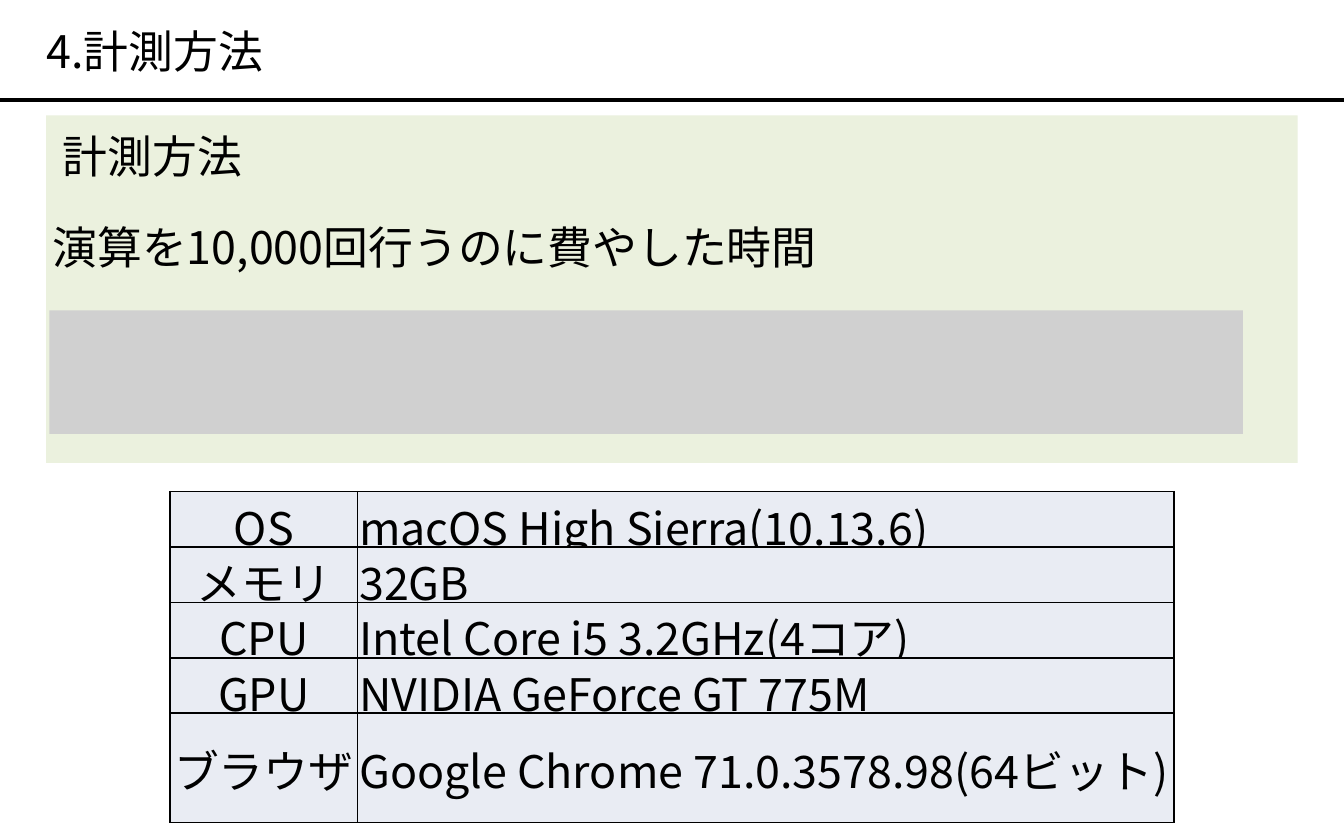
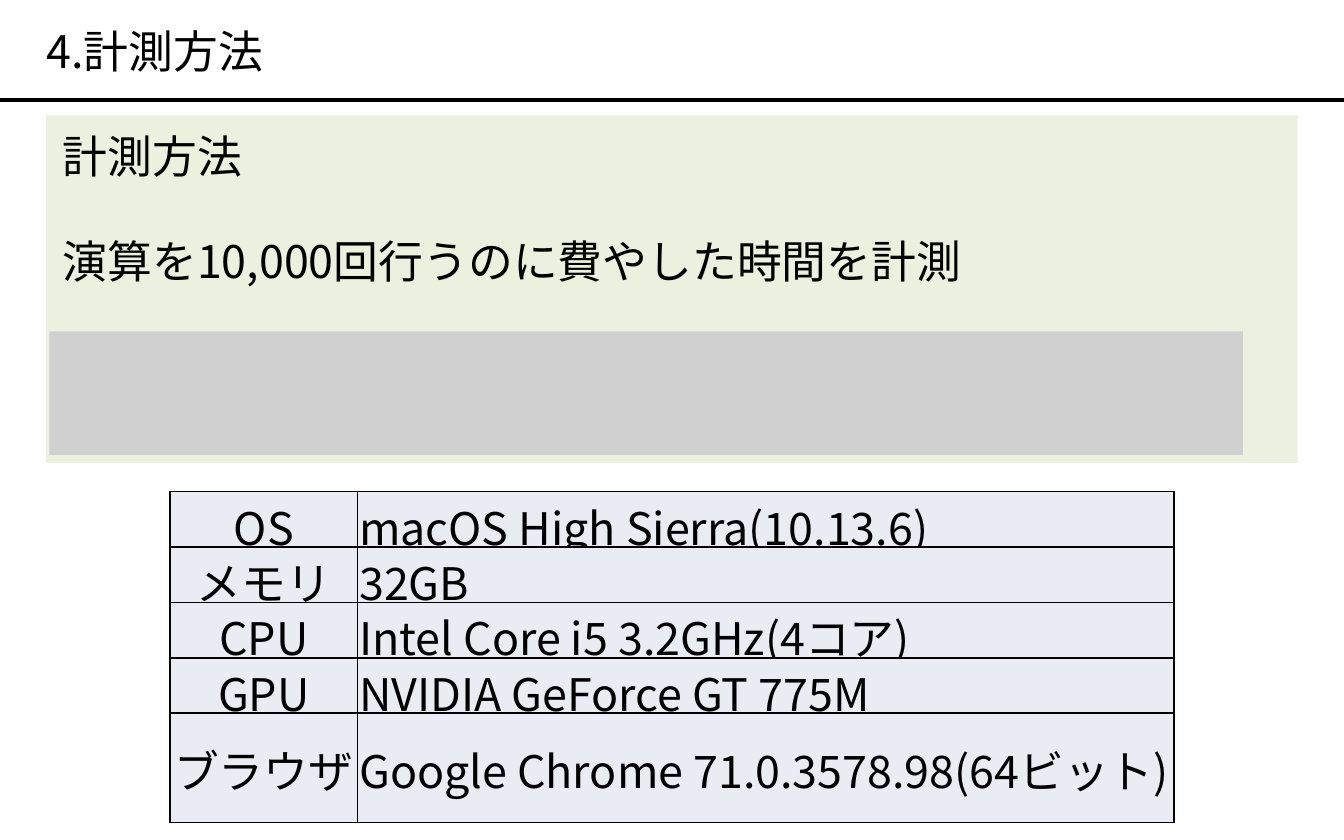
Before and after one commit to okmtaoo/-, a slide deck: slide 6 of presentation/出す.pptx (slide 5 before the commit). Drawn at 1344x840 pixels with LibreOffice and Linux fonts; fonts in the diff are those of the drawing; grey boxes stand for pictures. Boxes give left, top, right and bottom in pixels: in the first picture for what was removed or moved away, otherwise in the second. Text is boxed around its words. In the diff, an @@ line names an element or a change of style, - is before the commit and + after.

```diff
--- a/presentation/出す.pptx
+++ b/presentation/出す.pptx
@@ text at (x1=63, y1=240, x2=961, y2=287): text changed @@
-演算を10,000回行うのに費やした時間
+演算を10,000回行うのに費やした時間を計測
@@ picture moved from (x1=50, y1=310, x2=1243, y2=434) to (x1=50, y1=331, x2=1243, y2=454) @@
```
Also in this commit, not shown: 6 other slides changed, 2 slides added, 1 other file.
